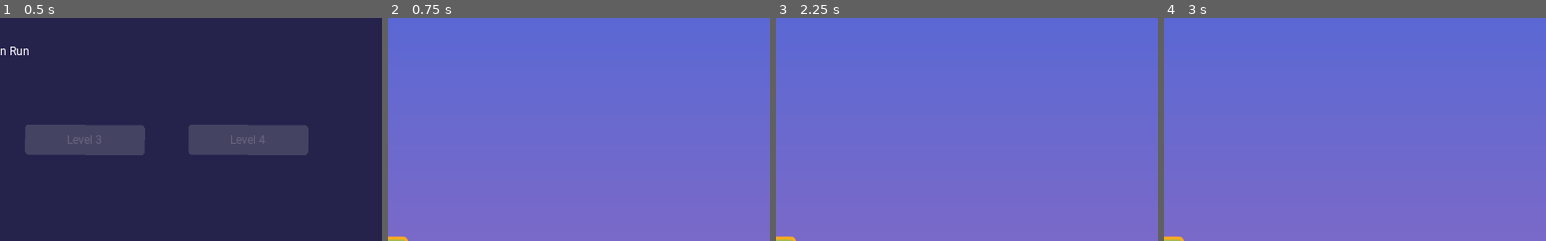
Above: before the commit, frames 1-4 (left to right).
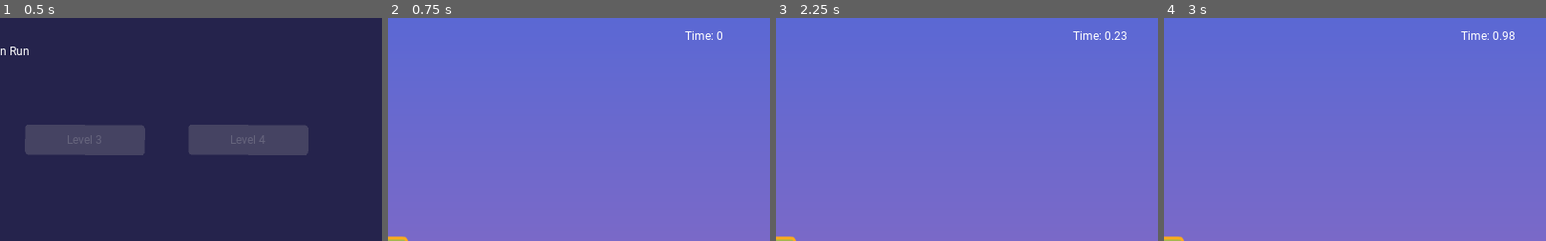
Above: after the commit, the same moments.

Repository: Hiebeler/Type-n-Run
Game: Godot game, scene res://scenes/menu.tscn
The game is run twice, just before and just after one commit, with the same random seed, the same clock (stepped at 60 frames per second) and the same inputs.
Inputs (mouse positions are % of the whole screen's width and height, from its top left):
- Up to frame 1 (0.5 s): no input
- Up to frame 2 (0.75 s): click "Level 1" at 0.5 s
- Up to frame 3 (2.25 s): click (15, 9) at 1.27 s; type "12" at 1.35 s; tap Enter at 2 s
- Up to frame 4 (3 s): tap Space (jump) at 2.27, 2.75 s
The pictures show only the part of the screen within x 50-100%, y 0-50%; the shares and areas given below are measured in that part.

Frame 1 is identical in both runs. In frame 2, 0.1% of the frame differs, in the area x 77-88%, y 5-10%; in frame 3, 0.2%; in frame 4, 0.2%, in the area x 77-92%, y 5-10%.

Commit message:
add timer

Diff:
--- a/prefabs/CanvasLayer.tscn
+++ b/prefabs/CanvasLayer.tscn
@@ -1,17 +1,21 @@
-[gd_scene load_steps=4 format=2]
+[gd_scene load_steps=6 format=2]
 
 [ext_resource path="res://scripts/CommandInput.gd" type="Script" id=1]
 [ext_resource path="res://assets/Theme.tres" type="Theme" id=2]
+[ext_resource path="res://assets/fonts/Roboto-Regular.ttf" type="DynamicFontData" id=3]
 
 [sub_resource type="StyleBoxFlat" id=1]
 bg_color = Color( 0, 0, 0, 0 )
+
+[sub_resource type="DynamicFont" id=2]
+font_data = ExtResource( 3 )
 
 [node name="CanvasLayer" type="CanvasLayer"]
 script = ExtResource( 1 )
 
 [node name="Panel" type="Panel" parent="."]
-margin_right = 246.0
-margin_bottom = 163.0
+margin_right = 1025.0
+margin_bottom = 596.0
 theme = ExtResource( 2 )
 custom_styles/panel = SubResource( 1 )
 
@@ -21,4 +25,14 @@
 margin_right = 251.0
 margin_bottom = 66.0
 
+[node name="Label" type="Label" parent="Panel"]
+margin_left = 910.0
+margin_top = 14.0
+margin_right = 1009.0
+margin_bottom = 53.0
+theme = ExtResource( 2 )
+custom_colors/font_color = Color( 1, 1, 1, 1 )
+custom_fonts/font = SubResource( 2 )
+text = "Time: 12s"
+
 [connection signal="text_entered" from="Panel/CommandInput" to="." method="_on_CommandInput_text_entered"]
--- a/scenes/finishedLevel.tscn
+++ b/scenes/finishedLevel.tscn
@@ -20,11 +20,11 @@
 margin_bottom = 600.0
 color = Color( 0.145098, 0.145098, 0.145098, 1 )
 
-[node name="Label" type="Label" parent="."]
-margin_left = 306.0
-margin_top = 25.0
-margin_right = 681.0
-margin_bottom = 77.0
+[node name="LevelText" type="Label" parent="."]
+margin_left = 25.0
+margin_top = 16.0
+margin_right = 400.0
+margin_bottom = 68.0
 custom_colors/font_color = Color( 0.568627, 0.568627, 0.568627, 1 )
 custom_fonts/font = SubResource( 1 )
 text = "Finished Level ##"
@@ -39,4 +39,14 @@
 rect_pivot_offset = Vector2( 160, 0 )
 text = "Menu"
 
+[node name="TimeText" type="Label" parent="."]
+margin_left = 754.0
+margin_top = 11.0
+margin_right = 1009.0
+margin_bottom = 63.0
+custom_colors/font_color = Color( 0.568627, 0.568627, 0.568627, 1 )
+custom_fonts/font = SubResource( 1 )
+text = "Time: 20s"
+align = 1
+
 [connection signal="pressed" from="Menu" to="." method="_on_Menu_pressed"]
--- a/scenes/levels/Level.tscn
+++ b/scenes/levels/Level.tscn
@@ -1,11 +1,13 @@
-[gd_scene load_steps=5 format=2]
+[gd_scene load_steps=6 format=2]
 
 [ext_resource path="res://prefabs/CanvasLayer.tscn" type="PackedScene" id=1]
 [ext_resource path="res://prefabs/steve.tscn" type="PackedScene" id=2]
 [ext_resource path="res://assets/background/neon1.png" type="Texture" id=3]
 [ext_resource path="res://assets/Tiles/Tiles.tres" type="TileSet" id=4]
+[ext_resource path="res://scripts/Level.gd" type="Script" id=5]
 
 [node name="Level" type="Node2D"]
+script = ExtResource( 5 )
 
 [node name="CanvasLayer" parent="." instance=ExtResource( 1 )]
 
--- a/scripts/CommandInput.gd
+++ b/scripts/CommandInput.gd
@@ -5,6 +5,9 @@
 func _ready():
 	$Panel/CommandInput.grab_focus()
 
+func _process(delta):
+	var time = stepify(get_parent().time,0.01)
+	$Panel/Label.text = "Time: " + str(time)
 
 func _on_CommandInput_text_entered(new_text):
 	if new_text == "exit":
--- a/scripts/Finish.gd
+++ b/scripts/Finish.gd
@@ -4,8 +4,12 @@
 	if body.name == "steve":
 		var level = get_tree().get_current_scene().get_name()
 		var levelIndex = level.substr(level.length() - 1)
+
+		SignalBus.emit_signal("FinishedLevel")
+		var time = get_parent().time
+
 		SaveGame.add_level(createLevelModel(int(levelIndex) + 1))
-		Global.goto_scene("res://scenes/finishedLevel.tscn", {"level": levelIndex})
+		Global.goto_scene("res://scenes/finishedLevel.tscn", {"level": levelIndex, "time": time})
 
 func createLevelModel(levelIndex) -> LevelModel:
 		var level = LevelModel.new()
--- /dev/null
+++ b/scripts/Level.gd
@@ -0,0 +1,19 @@
+extends Node2D
+
+var time = 0
+var timer_running = false
+
+func _ready():
+	SignalBus.connect("LineEntered", self, "lineEntered")
+	SignalBus.connect("FinishedLevel", self, "finishedLevel")
+
+func _process(delta):
+	if timer_running:
+		time += delta
+
+func lineEntered(input):
+	print("start")
+	timer_running = true
+
+func finishedLevel():
+	timer_running = false
--- a/scripts/SignalBus.gd
+++ b/scripts/SignalBus.gd
@@ -2,3 +2,4 @@
 
 signal SpringEntered
 signal LineEntered
+signal FinishedLevel
--- a/scripts/finishedLevel.gd
+++ b/scripts/finishedLevel.gd
@@ -1,7 +1,8 @@
 extends Control
 
 func init(gameData):
-	$Label.text = "Level " + gameData.level
+	$LevelText.text = "Level " + gameData.level
+	$TimeText.text = "Time: " + str(stepify(gameData.time,0.01))
 
 func _on_Menu_pressed():
 	Global.goto_scene("res://scenes/menu.tscn")
